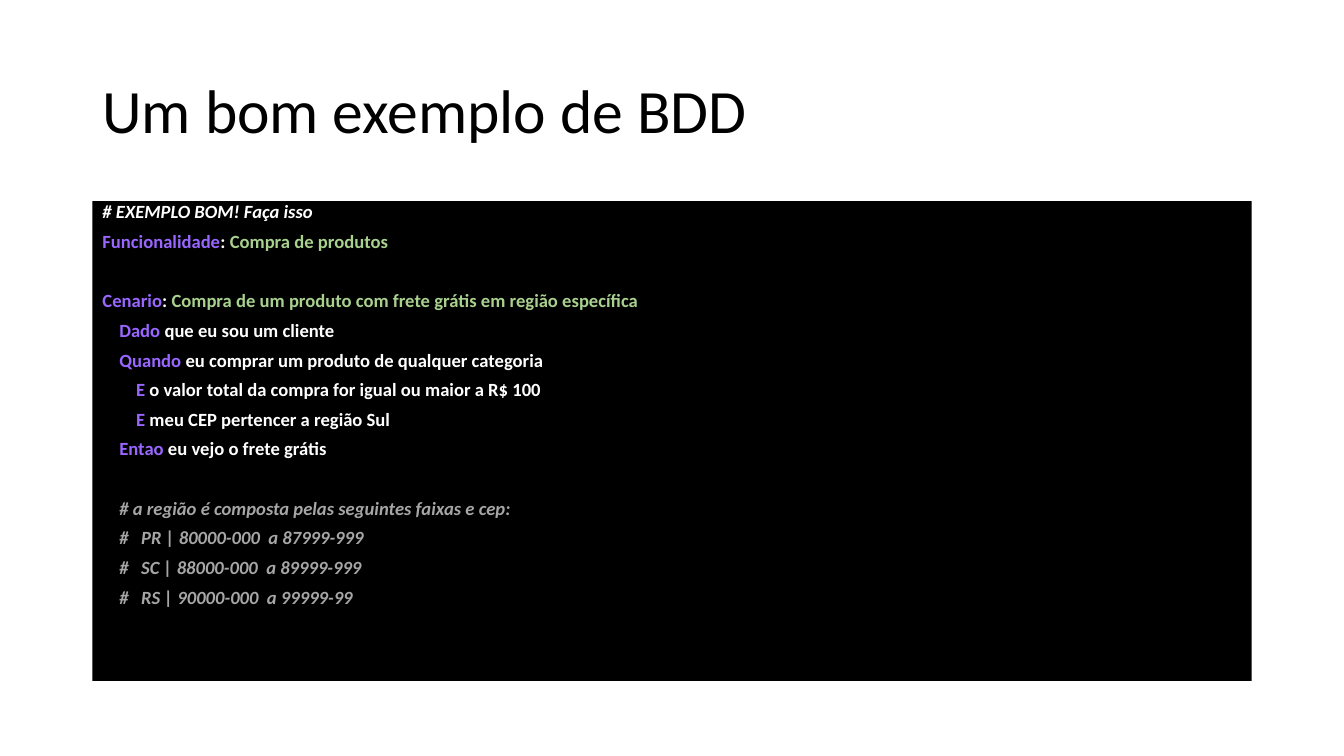
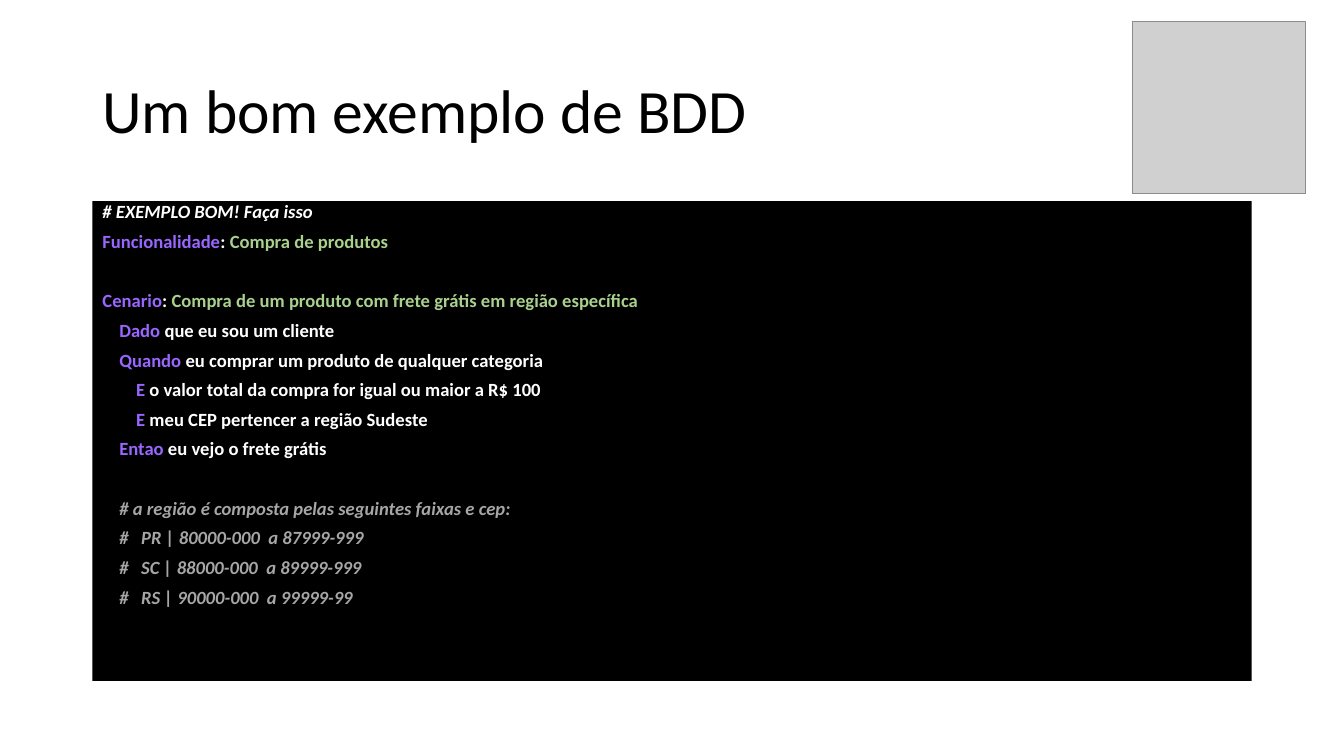
Before and after one commit to carlos-oliver/documentacao, a slide deck: slide 12 of Apresentação1.pptx (slide 15 before the commit). Drawn at 1344x756 pixels with LibreOffice and Linux fonts; fonts in the diff are those of the drawing; grey boxes stand for pictures. Boxes give left, top, right and bottom in pixels: in the first picture for what was removed or moved away, otherwise in the second. Text is boxed around its words. In the diff, an @@ line names an element or a change of style, - is before the commit and + after.

```diff
--- a/Apresentação1.pptx
+++ b/Apresentação1.pptx
@@ picture added at <box>1132,21,1306,194</box> @@
@@ text at <box>136,413,428,429</box>: text changed @@
-E meu CEP pertencer a região Sul
+E meu CEP pertencer a região Sudeste
```
Also in this commit, not shown: 10 other slides changed, 3 slides removed.
